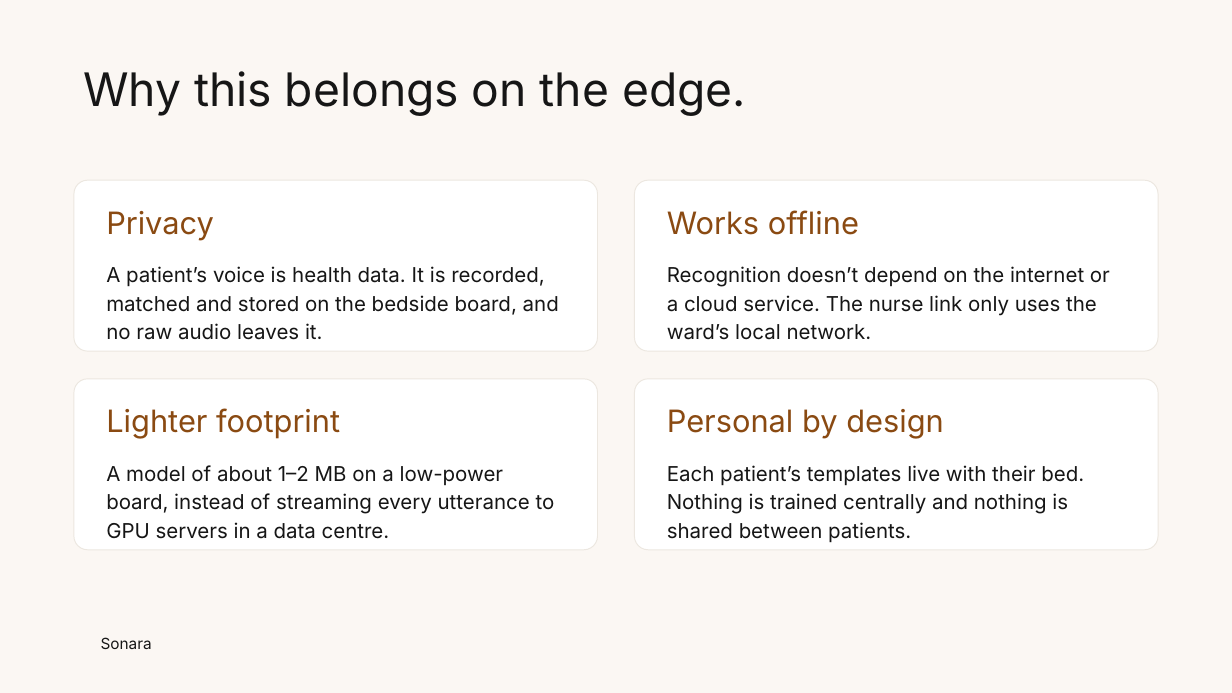
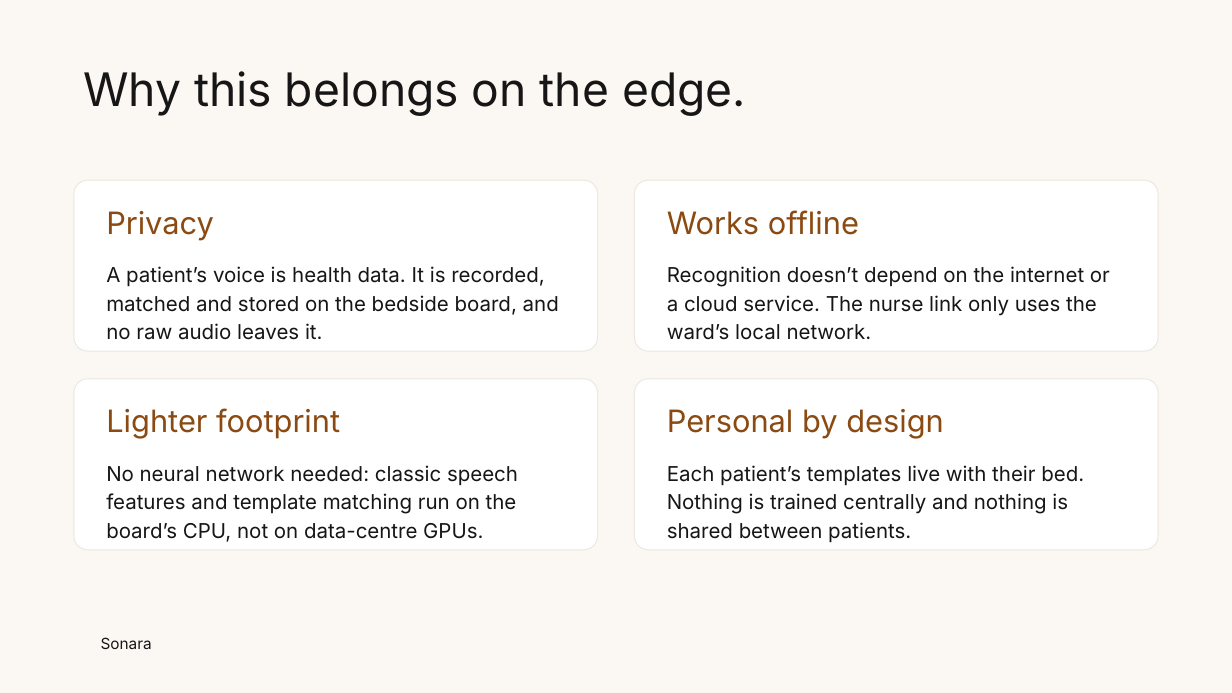
Before and after one commit to RaneemK-commits/sonara, a slide deck: slide 15 of roles/ui/presentation/Sonara-template.pptx (slide 16 before the commit). Drawn at 1232x693 pixels with LibreOffice and Linux fonts; fonts in the diff are those of the drawing; background and template pictures are left out. Boxes give left, top, right and bottom in pixels: in the first picture for what was removed or moved away, otherwise in the second. Text is boxed around its words. In the diff, an @@ line names an element or a change of style, - is before the commit and + after.

```diff
--- a/roles/ui/presentation/Sonara-template.pptx
+++ b/roles/ui/presentation/Sonara-template.pptx
@@ text at [106, 465, 518, 542]: text changed @@
-A model of about 1–2 MB on a low-power board, instead of streaming every utterance to GPU servers in a data centre.
+No neural network needed: classic speech features and template matching run on the board’s CPU, not on data-centre GPUs.
```
Also in this commit, not shown: 4 other slides changed, 2 slides added.
